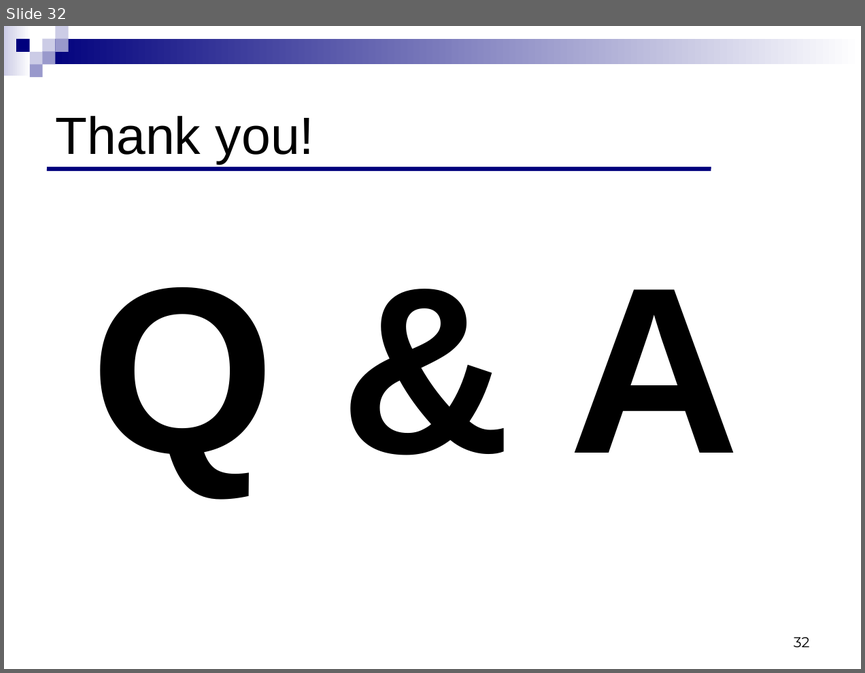
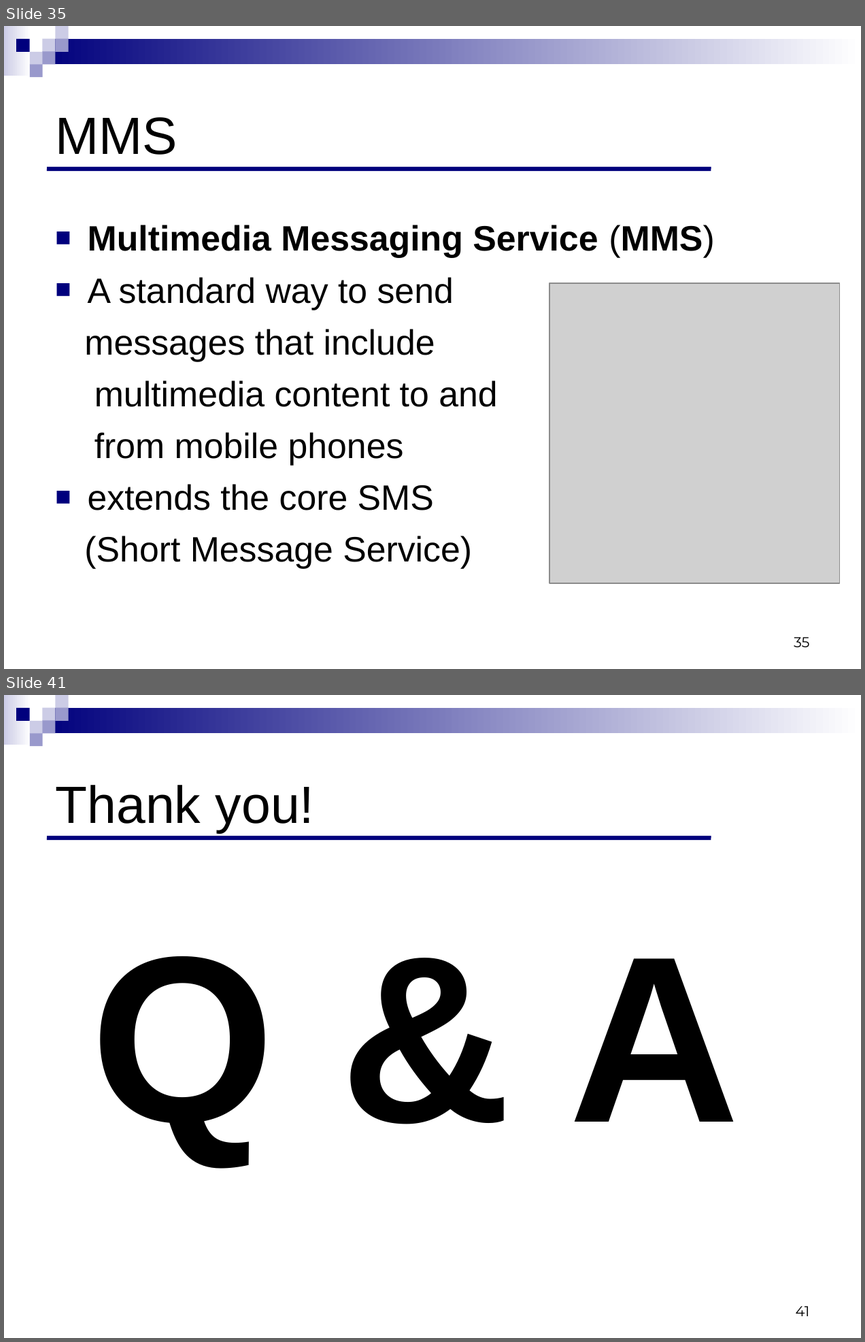
Before and after one commit to ndavidor/SmsTelephony, a slide deck: Telephony&SMS.ppt. Shown one above the other, each under a label of ours: slide 32 before the commit, slides 35 and 41 after it; the slides between them are not shown. The pictures are 865x673 and 865x1342 pixels, drawn with LibreOffice and Linux fonts; fonts in the diff are those of the drawing; grey boxes stand for pictures. Boxes give left, top, right and bottom in pixels: in the first picture for what was removed or moved away, otherwise in the second. Text is boxed around its words. In the diff, an @@ line names an element or a change of style, - is before the commit and + after.

```diff
--- a/Telephony&SMS.ppt
+++ b/Telephony&SMS.ppt
@@ slide 35 added at <box>4,26,861,669</box>, background #FFFFFF; not listed: 9 template elements that a slide beside it also shows @@
@@ title added at <box>56,117,178,155</box>, 44 pt, text #000000 @@
+MMS
@@ line added from (47, 169) to (711, 169), #00007D 3.49 pt @@
@@ text added at <box>84,225,715,569</box>, 29.6 pt, text #000000 @@
+■ Multimedia Messaging Service (MMS)
+■ A standard way to send
+messages that include
+multimedia content to and
+from mobile phones
+■ extends the core SMS
+(Short Message Service)
@@ picture added at <box>550,283,839,583</box> @@
@@ page number added at <box>793,637,809,647</box>, 12 pt, text #000000 @@
+35
@@ what was slide 32 is now slide 41 @@
@@ page number at <box>796,1306,810,1316</box>: text changed @@
-32
+41
```
Also in this commit, not shown: 21 slides changed, 8 other slides added.
